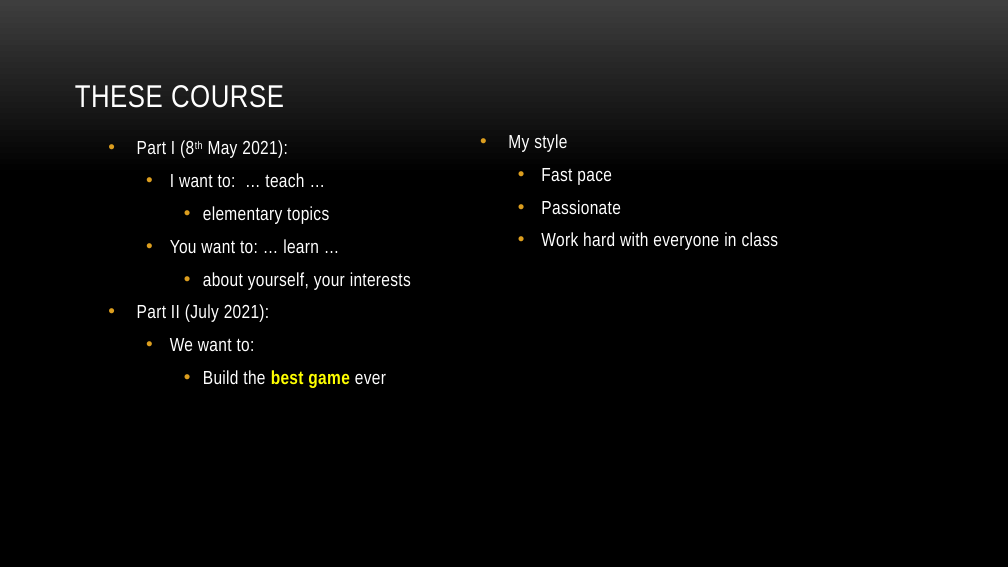
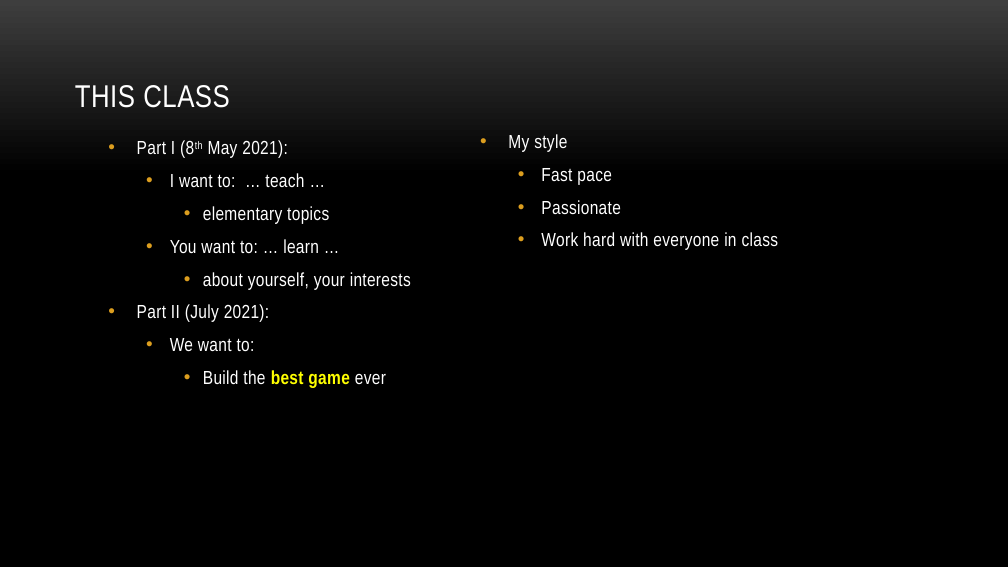
Before and after one commit to myuwbclasses/IntroGameDevelopment, a slide deck: slide 13 of PPT/Intro.pptx (slide 11 before the commit). Drawn at 1008x567 pixels with LibreOffice and Linux fonts; fonts in the diff are those of the drawing; background and template pictures are left out. Boxes give left, top, right and bottom in pixels: in the first picture for what was removed or moved away, otherwise in the second. Text is boxed around its words. In the diff, an @@ line names an element or a change of style, - is before the commit and + after.

```diff
--- a/PPT/Intro.pptx
+++ b/PPT/Intro.pptx
@@ title at [75, 85, 230, 108]: text changed @@
-THESE COURSE
+THIS CLASS
```
Also in this commit, not shown: 6 other slides changed, 2 slides added.
